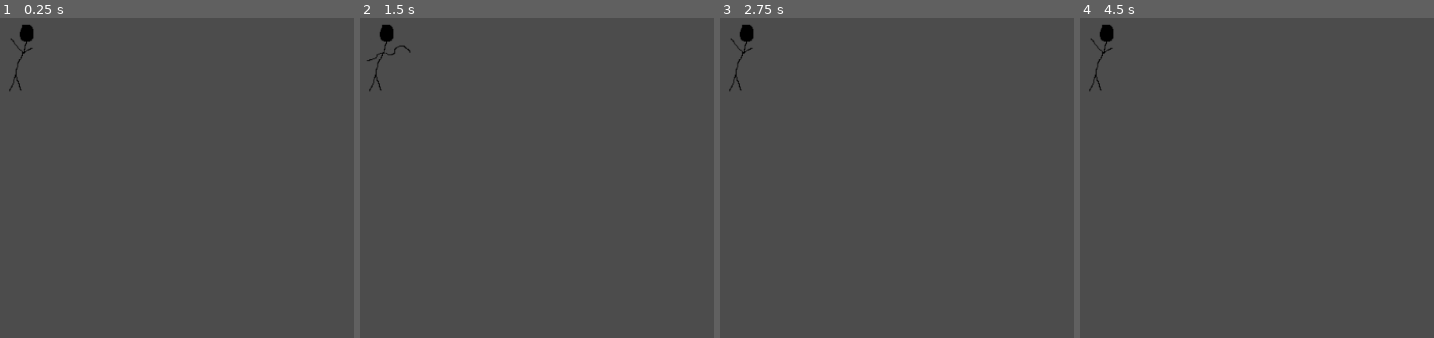
Above: before the commit, frames 1-4 (left to right).
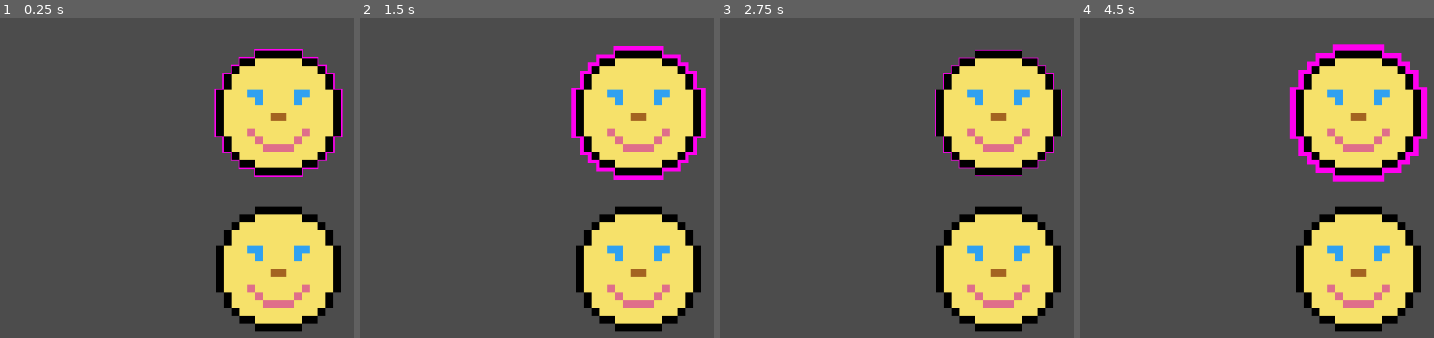
Above: after the commit, the same moments.

Repository: DevinPentecost/godot-practice-shaders
Game: Godot game, scene res://2d/sprite_outline/SpriteOutline.tscn
Same seed, same stepped clock (60 frames per second), same inputs: the game is played once before the commit and once after it. The project has no main scene, so this scene is started directly.
Inputs:
- Up to frame 1 (0.25 s): no input
- Up to frame 2 (1.5 s): tap Enter at 1.25 s
- Up to frame 3 (2.75 s): no input
- Up to frame 4 (4.5 s): no input

The runs differ from the first frame. In frame 1, 23% of the frame differs, in the area x 2-97%, y 2-99%; in frame 2, 25%; in frame 3, 23%; in frame 4, 25%, in the area x 2-99%, y 2-99%.

Commit message:
Adding Sprite Outline shader

Diff:
--- a/2d/sprite_outline/SpriteOutline.tscn
+++ b/2d/sprite_outline/SpriteOutline.tscn
@@ -1,44 +1,79 @@
-[gd_scene load_steps=4 format=2]
+[gd_scene load_steps=5 format=2]
 
-[ext_resource path="res://2d/sprite_outline/sprite_outline.tres" type="Material" id=1]
-[ext_resource path="res://2d/sprite_outline/dude.png" type="Texture" id=2]
+[ext_resource path="res://2d/sprite_outline/sprite_outline_material.tres" type="Material" id=1]
+[ext_resource path="res://2d/sprite_outline/smile.png" type="Texture" id=2]
 
+[sub_resource type="Animation" id=5]
 
-[sub_resource type="Animation" id=1]
-
-resource_name = "wiggle"
-length = 2.0
+resource_name = "outline"
+length = 5.0
 loop = true
 step = 0.1
 tracks/0/type = "value"
-tracks/0/path = NodePath(".:frame")
+tracks/0/path = NodePath(".:material:shader_param/intensity")
 tracks/0/interp = 1
 tracks/0/loop_wrap = true
 tracks/0/imported = false
 tracks/0/enabled = true
 tracks/0/keys = {
-"times": PoolRealArray( 0, 1 ),
-"transitions": PoolRealArray( 1, 1 ),
-"update": 1,
-"values": [ 0, 1 ]
+"times": PoolRealArray( 0, 1, 3, 4.5 ),
+"transitions": PoolRealArray( 1, 1, 1, 1 ),
+"update": 0,
+"values": [ 0.0, 0.1, 0.0, 0.1 ]
 }
 
-[node name="SpriteOutline" type="Node"]
+[sub_resource type="Animation" id=4]
 
-[node name="Sprite" type="Sprite" parent="." index="0"]
+resource_name = "hover"
+length = 5.0
+loop = true
+step = 0.1
+tracks/0/type = "value"
+tracks/0/path = NodePath(".:position")
+tracks/0/interp = 1
+tracks/0/loop_wrap = true
+tracks/0/imported = false
+tracks/0/enabled = true
+tracks/0/keys = {
+"times": PoolRealArray( 0, 3, 3.5, 4, 4.5 ),
+"transitions": PoolRealArray( 1, 1, 1, 1, 1 ),
+"update": 0,
+"values": [ Vector2( 400, 350 ), Vector2( 400, 350 ), Vector2( 400, 150 ), Vector2( 400, 150 ), Vector2( 400, 350 ) ]
+}
+
+[node name="SpriteOutline" type="Node" index="0"]
+
+[node name="Smile" type="Sprite" parent="." index="0"]
 
 material = ExtResource( 1 )
-position = Vector2( 83.2155, 71.8679 )
+position = Vector2( 400, 150 )
 texture = ExtResource( 2 )
-hframes = 2
-_sections_unfolded = [ "Animation", "Material" ]
+_sections_unfolded = [ "Material", "Transform", "Visibility" ]
 
-[node name="AnimationPlayer" type="AnimationPlayer" parent="Sprite" index="0"]
+[node name="AnimationPlayer" type="AnimationPlayer" parent="Smile" index="0"]
 
 root_node = NodePath("..")
-autoplay = "wiggle"
+autoplay = "outline"
 playback_process_mode = 1
 playback_default_blend_time = 0.0
 playback_speed = 1.0
-anims/wiggle = SubResource( 1 )
+anims/outline = SubResource( 5 )
 blend_times = [  ]
+_sections_unfolded = [ "Playback Options" ]
+
+[node name="SmileRegular" type="Sprite" parent="." index="1"]
+
+position = Vector2( 400, 350 )
+texture = ExtResource( 2 )
+_sections_unfolded = [ "Material", "Transform" ]
+
+[node name="AnimationPlayer" type="AnimationPlayer" parent="SmileRegular" index="0"]
+
+root_node = NodePath("..")
+autoplay = "hover"
+playback_process_mode = 1
+playback_default_blend_time = 0.0
+playback_speed = 1.0
+anims/hover = SubResource( 4 )
+blend_times = [  ]
+_sections_unfolded = [ "Playback Options" ]
--- a/2d/sprite_outline/sprite_outline.shader
+++ b/2d/sprite_outline/sprite_outline.shader
@@ -1,21 +1,57 @@
 shader_type canvas_item;
 
-uniform float intensity : hint_range(0.0, 0.03);
+uniform float intensity : hint_range(0.0, 0.1);
 uniform vec4 outline_color : hint_color;
 
 void vertex() {
 
 	//We want to grow the vertex
 	VERTEX *= 1.0 + intensity;
-
-
-	//VERTEX += vec2(1.0, 1.0);
 }
 
 void fragment() {
-	//Get the regular UV color
-	vec4 texture_color = texture(TEXTURE, UV);
+	//Get where this would be on the regular image
+	vec2 new_uv = UV + ((UV - vec2(0.5)) * intensity);
+
+	//Is this outside the original sprite?
+	vec4 texture_color;
+	if((new_uv.x < 0.0 || new_uv.x > 1.0) || (new_uv.y < 0.0 || new_uv.y > 1.0)){
+		//We aren't a real color
+		texture_color = vec4(0);
+	}else{
+		//We can just use the actual texture color at this position
+		texture_color = texture(TEXTURE, new_uv);
+	}
+
+	//The 'outline', sampling the exploded sprite
+	vec4 scaled_texture_color = texture(TEXTURE, UV);
+
+	//Is there more 'outline' color than 'original' color?
+
+	vec4 final_color;
+	if(scaled_texture_color.a > texture_color.a){
+		//We are in the outline zone
+		final_color = outline_color;
+	}else{
+		//We are in the regular sprite
+		final_color = texture_color;
+	}
+	/**
+	if(texture_color.a >= scaled_texture_color.a){
+		//We want to just show the regular
+		final_color = texture_color;
+	}
+	else{
+		//Do an outline
+		//final_color = outline_color;
+		final_color = vec4(scaled_texture_color.rgb, scaled_texture_color.a/5.0);
+	}
+	//If the scaled is full but not the texture, show an outline
+	//If neither are full, show nothing...
+	**/
+	//We want to mix in the outline color based on this difference
+	//vec3 mix_color = mix(texture_color.rgb, outline_color.xyz, alpha);
 
 	//Draw the color
-	COLOR = texture_color;
+	COLOR = final_color;
 }
--- /dev/null
+++ b/2d/sprite_outline/sprite_outline_material.tres
@@ -0,0 +1,11 @@
+[gd_resource type="ShaderMaterial" load_steps=2 format=2]
+
+[ext_resource path="res://2d/sprite_outline/sprite_outline.shader" type="Shader" id=1]
+
+[resource]
+
+render_priority = 0
+shader = ExtResource( 1 )
+shader_param/intensity = 0.0833724
+shader_param/outline_color = Color( 1, 0, 0.9375, 1 )
+_sections_unfolded = [ "shader_param" ]
Binary file removed: 2d/sprite_outline/dude.png
Binary file added: 2d/sprite_outline/outline.gif
Binary file added: 2d/sprite_outline/smile.png
Not shown, changed: 2d/sprite_outline/smile.png.import
Not shown, added: 2d/sprite_outline/README.md
Not shown, changed: 2d/sprite_outline_noshader/README.md
